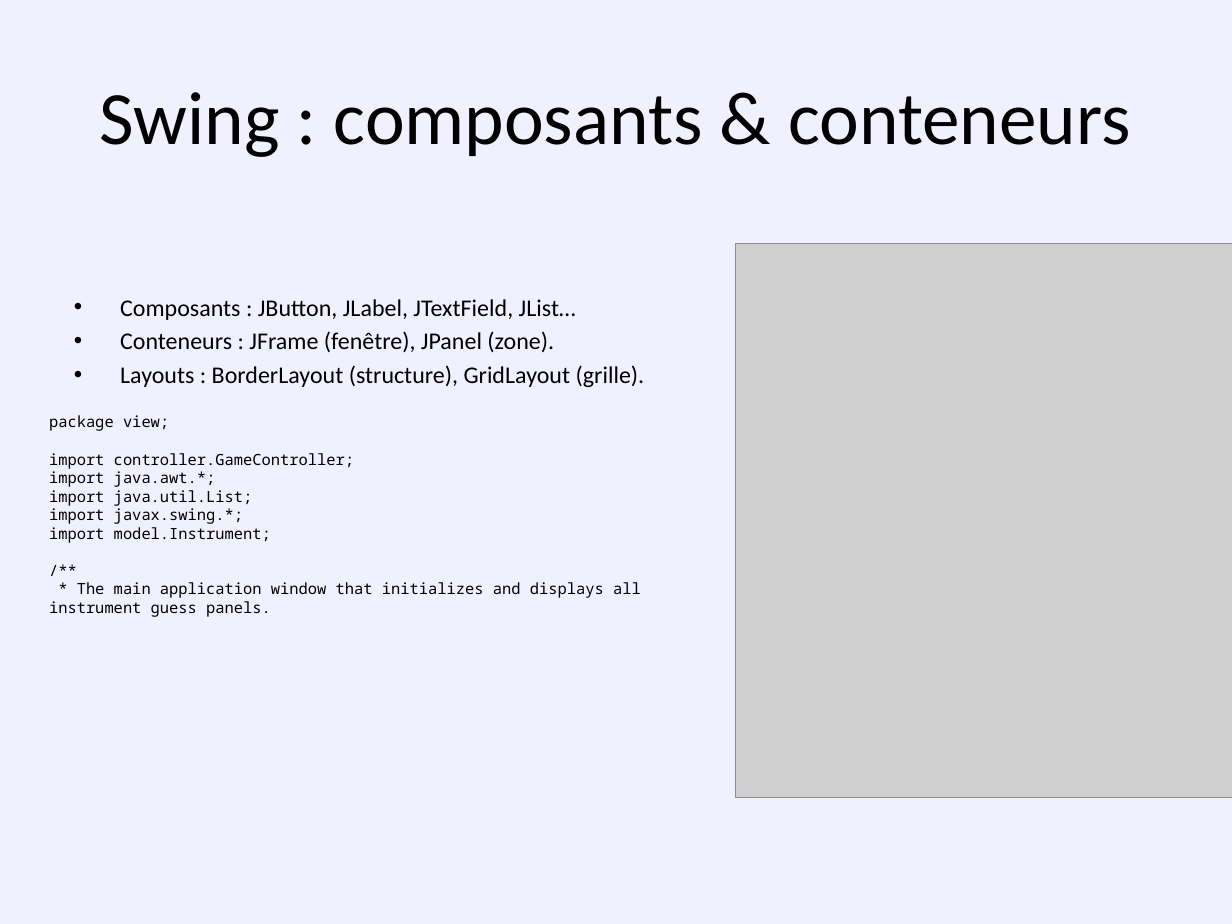
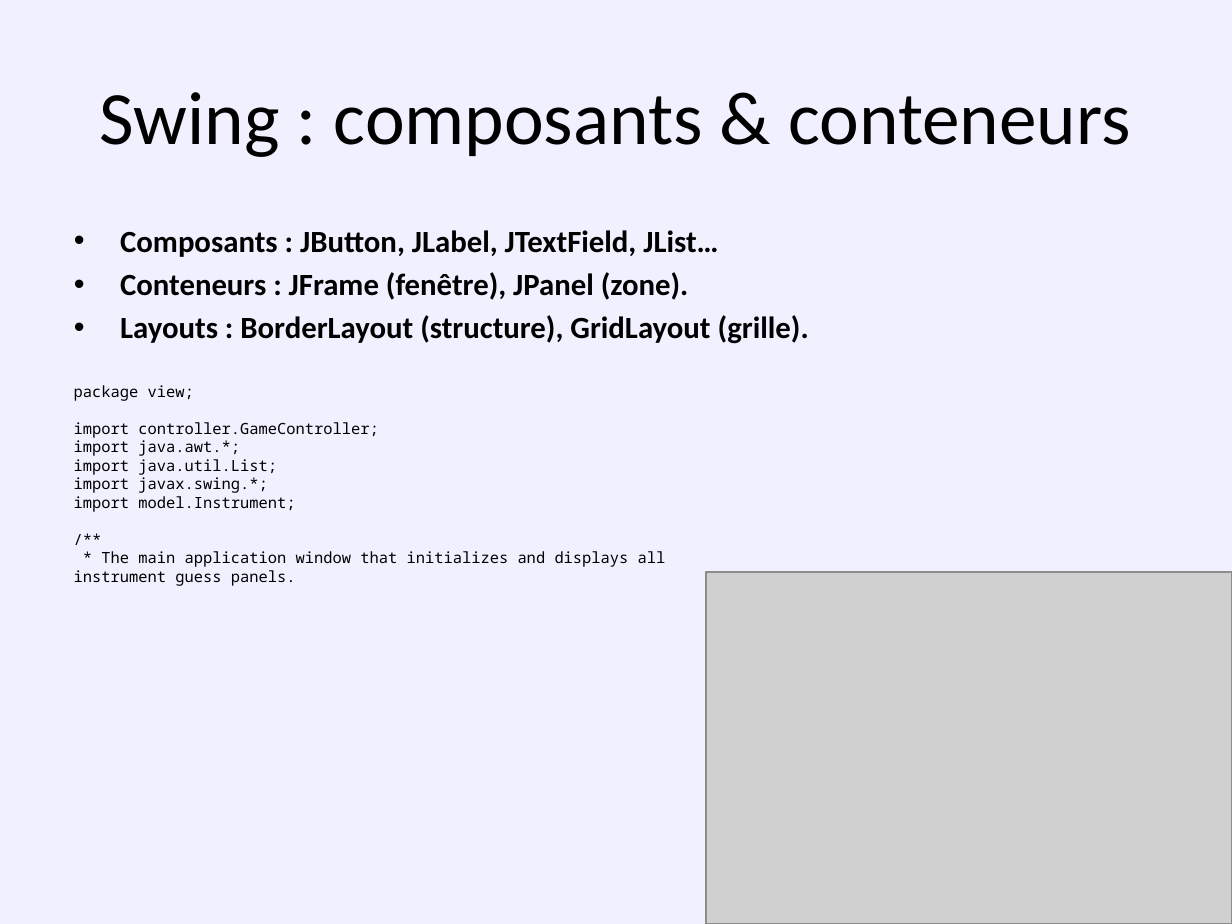
Before and after one commit to Bobyte5923/SoundOfWorld, a slide deck: slide 4 of SoundOfWorld.pptx. Drawn at 1232x924 pixels with LibreOffice and Linux fonts; fonts in the diff are those of the drawing; grey boxes stand for pictures. Boxes give left, top, right and bottom in pixels: in the first picture for what was removed or moved away, otherwise in the second. Text is boxed around its words. In the diff, an @@ line names an element or a change of style, - is before the commit and + after.

```diff
--- a/SoundOfWorld.pptx
+++ b/SoundOfWorld.pptx
@@ text "Composants : JButton, JLabel, JTextField, ..." at (120,230,809,344): size 14 to 18 pt, bold on @@
@@ text "package view; import controller.GameController; import ...": place and size @@
-text "package view; import controller.GameController; import ..." at (49,415,641,617)
+text "package view; import controller.GameController; import ..." at (74,385,666,586)
@@ picture: place and size @@
-picture at (736,243,1232,797)
+picture at (706,572,1232,924)
```
Also in this commit, not shown: 11 other slides changed, 3 slides added, 5 slides removed, 1 other file.
